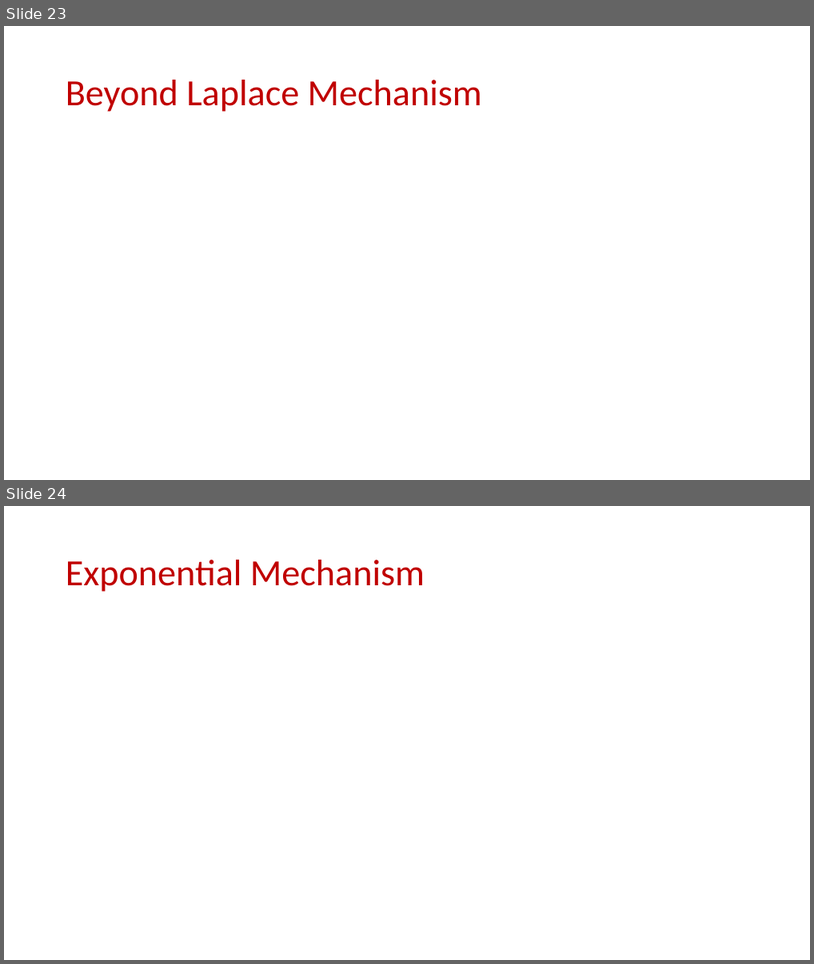
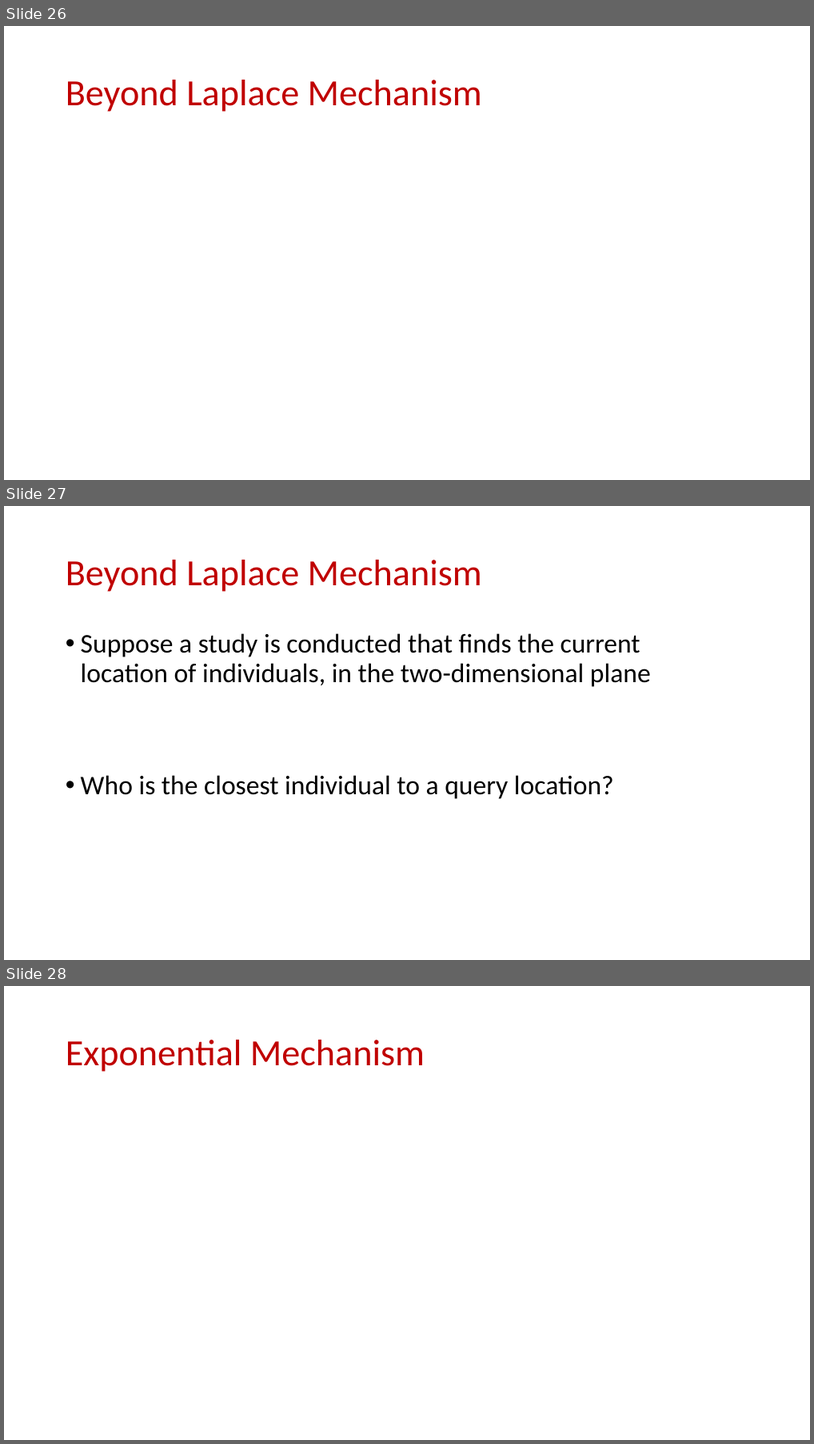
Before and after one commit to samsonzhou/samsonzhou.github.io, a slide deck: CSCE689-23/L33.pptx. Shown one above the other, each under a label of ours: slides 23 and 24 before the commit, slides 26, 27 and 28 after it. The pictures are 814x964 and 814x1444 pixels, drawn with LibreOffice and Linux fonts; fonts in the diff are those of the drawing; grey boxes stand for pictures. Boxes give left, top, right and bottom in pixels: in the first picture for what was removed or moved away, otherwise in the second. Text is boxed around its words. In the diff, an @@ line names an element or a change of style, - is before the commit and + after.

```diff
--- a/CSCE689-23/L33.pptx
+++ b/CSCE689-23/L33.pptx
@@ slide 27 added at (4,506,810,960), background #FFFFFF @@
@@ title added at (66,560,482,592), 44 pt, text #C00000 @@
+Beyond Laplace Mechanism
@@ text added at (81,633,651,799), 32 pt, text #000000 @@
+• Suppose a study is conducted that finds the current location of individuals, in the two-dimensional plane
+• Who is the closest individual to a query location?
@@ what was slide 23 is now slide 26 @@
@@ what was slide 24 is now slide 28 @@
```
Also in this commit, not shown: 1 slide changed, 3 other slides added.
